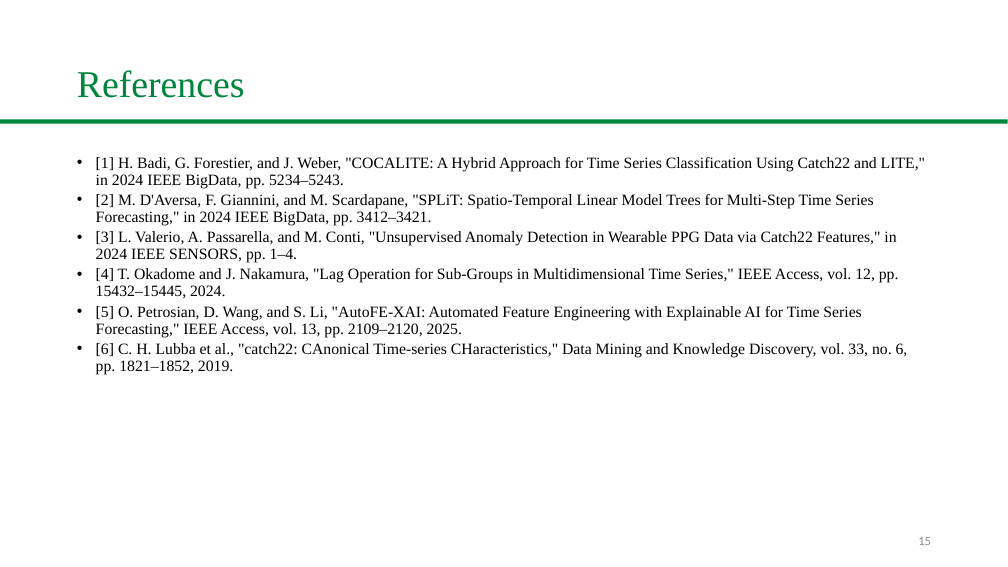
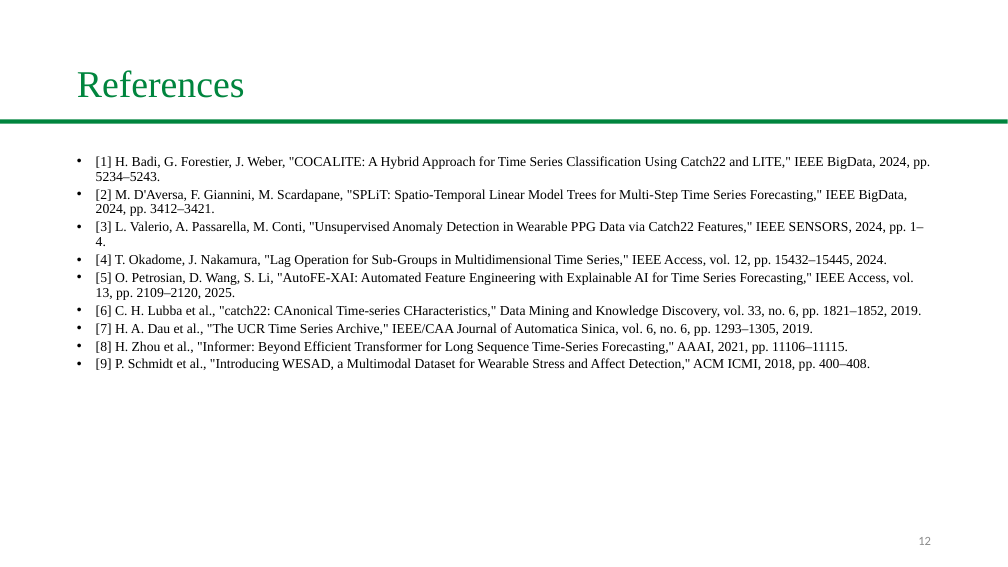
Before and after one commit to Ash-projects-personal/CSCE5222-Group18-FeatureEngineering, a slide deck: slide 12 of slides/Group18_UNT_Presentation.pptx (slide 15 before the commit). Drawn at 1008x567 pixels with LibreOffice and Linux fonts; fonts in the diff are those of the drawing; background and template pictures are left out. Boxes give left, top, right and bottom in pixels: in the first picture for what was removed or moved away, otherwise in the second. Text is boxed around its words. In the diff, an @@ line names an element or a change of style, - is before the commit and + after.

```diff
--- a/slides/Group18_UNT_Presentation.pptx
+++ b/slides/Group18_UNT_Presentation.pptx
@@ text at (96, 156, 930, 300): text changed; size 15 to 13 pt @@
-• [1] H. Badi, G. Forestier, and J. Weber, "COCALITE: A Hybrid Approach for Time Series Classification Using Catch22 and LITE," in 2024 IEEE BigData, pp. 5234–5243.
-• [2] M. D'Aversa, F. Giannini, and M. Scardapane, "SPLiT: Spatio-Temporal Linear Model Trees for Multi-Step Time Series Forecasting," in 2024 IEEE BigData, pp. 3412–3421.
-• [3] L. Valerio, A. Passarella, and M. Conti, "Unsupervised Anomaly Detection in Wearable PPG Data via Catch22 Features," in 2024 IEEE SENSORS, pp. 1–4.
-• [4] T. Okadome and J. Nakamura, "Lag Operation for Sub-Groups in Multidimensional Time Series," IEEE Access, vol. 12, pp. 15432–15445, 2024.
-• [5] O. Petrosian, D. Wang, and S. Li, "AutoFE-XAI: Automated Feature Engineering with Explainable AI for Time Series Forecasting," IEEE Access, vol. 13, pp. 2109–2120, 2025.
+• [1] H. Badi, G. Forestier, J. Weber, "COCALITE: A Hybrid Approach for Time Series Classification Using Catch22 and LITE," IEEE BigData, 2024, pp. 5234–5243.
+• [2] M. D'Aversa, F. Giannini, M. Scardapane, "SPLiT: Spatio-Temporal Linear Model Trees for Multi-Step Time Series Forecasting," IEEE BigData, 2024, pp. 3412–3421.
+• [3] L. Valerio, A. Passarella, M. Conti, "Unsupervised Anomaly Detection in Wearable PPG Data via Catch22 Features," IEEE SENSORS, 2024, pp. 1–4.
+• [4] T. Okadome, J. Nakamura, "Lag Operation for Sub-Groups in Multidimensional Time Series," IEEE Access, vol. 12, pp. 15432–15445, 2024.
+• [5] O. Petrosian, D. Wang, S. Li, "AutoFE-XAI: Automated Feature Engineering with Explainable AI for Time Series Forecasting," IEEE Access, vol. 13, pp. 2109–2120, 2025.
@@ text at (96, 323, 870, 371): paragraphs added @@
+• [7] H. A. Dau et al., "The UCR Time Series Archive," IEEE/CAA Journal of Automatica Sinica, vol. 6, no. 6, pp. 1293–1305, 2019.
+• [8] H. Zhou et al., "Informer: Beyond Efficient Transformer for Long Sequence Time-Series Forecasting," AAAI, 2021, pp. 11106–11115.
+• [9] P. Schmidt et al., "Introducing WESAD, a Multimodal Dataset for Wearable Stress and Affect Detection," ACM ICMI, 2018, pp. 400–408.
@@ text at (96, 305, 922, 318): size 15 to 13 pt in "[6] C. H. Lubba et al., "catch22: ..." @@
@@ page number at (918, 537, 931, 545): text changed @@
-15
+12
```
Also in this commit, not shown: 10 other slides changed, 4 slides removed, 2 other files.
